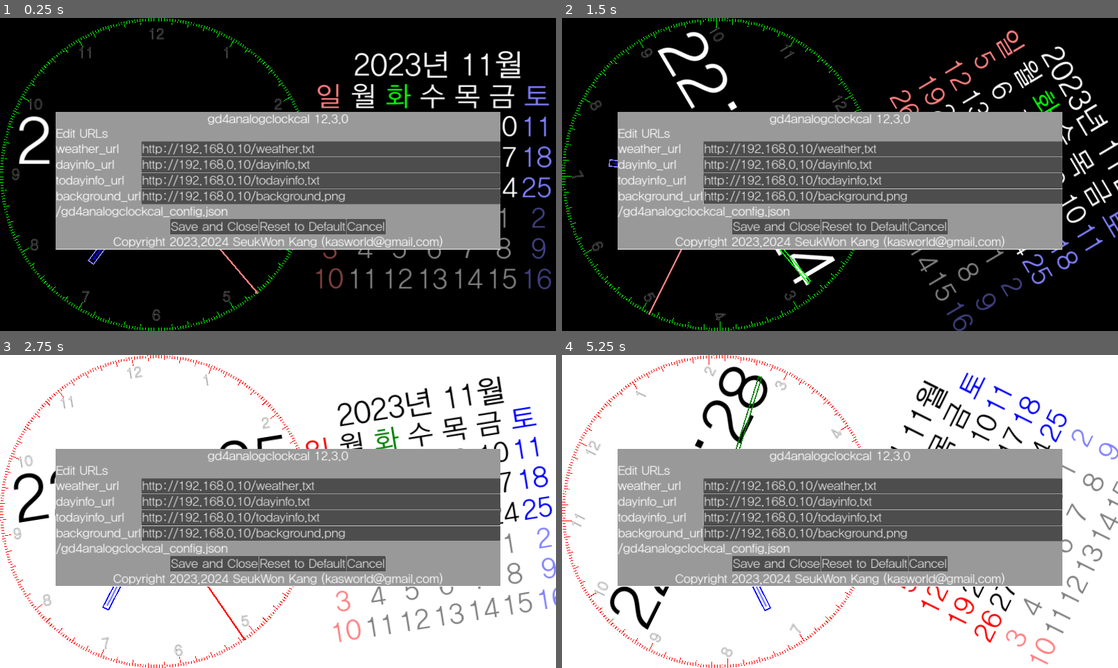
Above: before the commit, frames 1-4 (two rows, left to right).
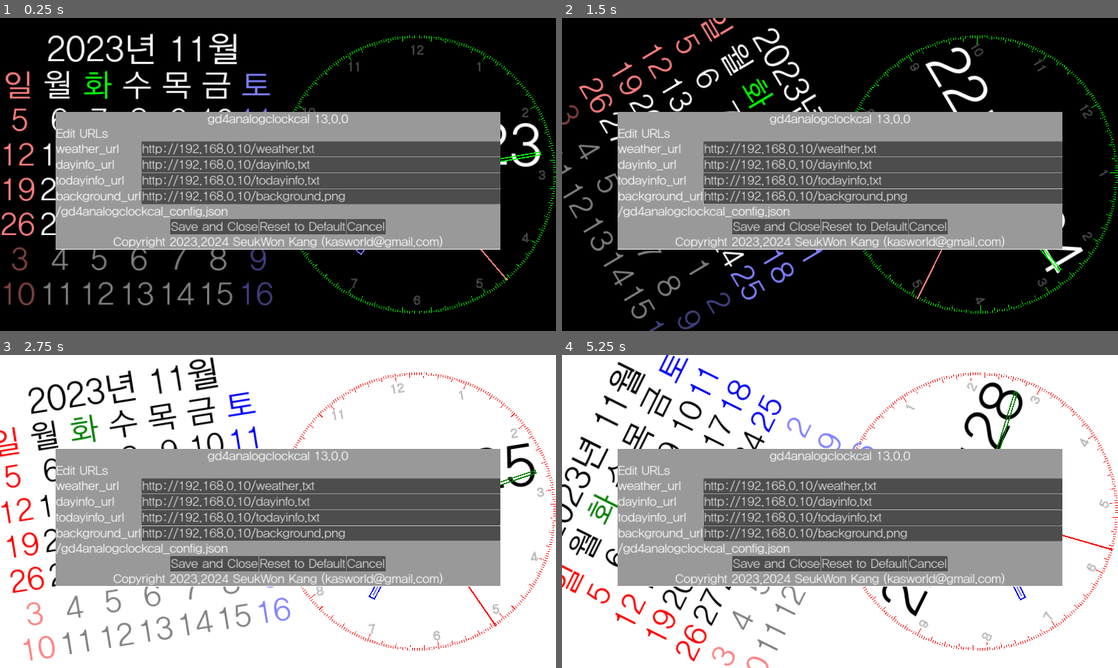
Above: after the commit, the same moments.

Repository: kasworld/gd4analogclockcal
Game: Godot game, scene res://main.tscn
Two runs of this game, one before a commit and one after it. Both use one fixed random seed, a clock stepped at 60 frames per second and the inputs below.
Inputs (mouse positions are in pixels of both pictures, inside the frame that each line leads up to):
- Up to frame 1 (0.25 s): no input
- Up to frame 2 (1.5 s): tap Enter at 0.5, 0.6, 1.35 s; move the mouse to (962, 158) at 0.52 s; click (962, 158) at 0.67 s; move the mouse to (728, 190) at 1.27 s; click (728, 190) at 1.42 s
- Up to frame 3 (2.75 s): move the mouse to (333, 442) at 2.02 s; tap Enter at 2.1 s; click (333, 442) at 2.17 s
- Up to frame 4 (5.25 s): move the mouse to (812, 574) at 2.77 s; tap Enter every 0.75 s from 2.85 to 5.1 s; click (812, 574) at 2.92 s; move the mouse to (1006, 558) at 3.52 s; click (1006, 558) at 3.67 s; move the mouse to (673, 464) at 4.27 s; click (673, 464) at 4.42 s; move the mouse to (867, 511) at 5.02 s; click (867, 511) at 5.17 s

The runs differ from the first frame. In frame 1, 9.9% of the frame differs, in the area x 0-100%, y 0-100%; in frame 2, 9.7%; in frame 3, 9.8%; in frame 4, 10%.
Error in both runs: Attempt to call function 'store_line' in base 'null instance' on a null instance. (res://global/config.gd:13)

Commit message:
make same size clock, calendar

Diff:
--- a/main.gd
+++ b/main.gd
@@ -1,6 +1,6 @@
 extends Node2D
 
-var vp_rect :Rect2
+var vp_size :Vector2
 var calendar_pos_list :Array
 var analogclock_pos_list :Array
 
@@ -12,7 +12,7 @@
 	"background_url",
 	]
 var config = {
-	"version" : "gd4analogclockcal 12.3.0",
+	"version" : "gd4analogclockcal 13.0.0",
 	"weather_url" : "http://192.168.0.10/weather.txt",
 	"dayinfo_url" : "http://192.168.0.10/dayinfo.txt",
 	"todayinfo_url" : "http://192.168.0.10/todayinfo.txt",
@@ -23,26 +23,22 @@
 func _ready() -> void:
 	config = Config.load_or_save(file_name,config,"version" )
 	set_color_mode_by_time()
-	vp_rect = get_viewport_rect()
+	vp_size = get_viewport_rect().size
 
-	bgimage = Image.create(vp_rect.size.x,vp_rect.size.y,true,Image.FORMAT_RGBA8)
+	bgimage = Image.create(vp_size.x,vp_size.y,true,Image.FORMAT_RGBA8)
 
-	var calw = vp_rect.size.x-vp_rect.size.y
-	if calw > vp_rect.size.x /2 :
-		calw = vp_rect.size.y
-	calendar_pos_list.append_array(
-		[Vector2(vp_rect.size.x-calw/2, vp_rect.size.y/2 ), Vector2(calw/2, vp_rect.size.y/2 )]
-		)
-	$Calendar2.init( Vector2( calw, calw) )
+	var sect_width = min(vp_size.x/2,vp_size.y)
+	calendar_pos_list = [Vector2(sect_width/2,vp_size.y/2),Vector2(vp_size.x - sect_width/2,vp_size.y/2)]
+	analogclock_pos_list = calendar_pos_list.duplicate()
+	analogclock_pos_list.reverse()
+
+	$Calendar2.init( Vector2( sect_width, sect_width) )
 	$Calendar2.position = calendar_pos_list[0]
 
-	analogclock_pos_list.append_array(
-		[Vector2(vp_rect.size.y/2, vp_rect.size.y/2 ), Vector2(vp_rect.size.x - vp_rect.size.y/2, vp_rect.size.y/2 ) ]
-		)
-	$AnalogClock.init(config, vp_rect.size.y/2, 9 )
+	$AnalogClock.init(config, sect_width/2, 9 )
 	$AnalogClock.position = analogclock_pos_list[0]
 
-	var optrect = Rect2( vp_rect.size.x * 0.1 ,vp_rect.size.y * 0.3 , vp_rect.size.x * 0.8 , vp_rect.size.y * 0.4 )
+	var optrect = Rect2( vp_size.x * 0.1 ,vp_size.y * 0.3 , vp_size.x * 0.8 , vp_size.y * 0.4 )
 	$PanelOption.init(file_name,config,editable_keys, optrect)
 	$PanelOption.config_changed.connect(config_changed)
 	$PanelOption.config_reset_req.connect(panel_config_reset_req)
